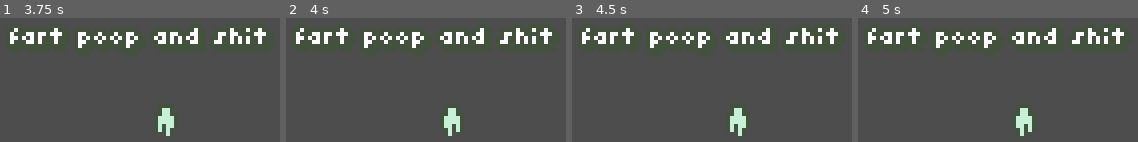
Above: before the commit, frames 1-4 (left to right).
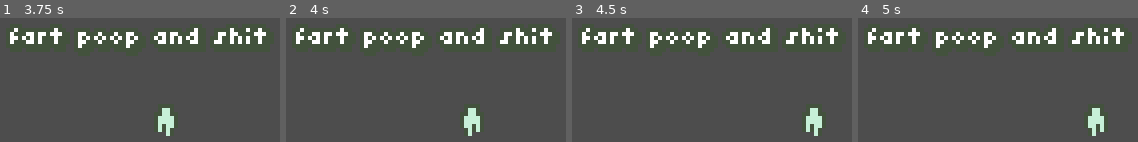
Above: after the commit, the same moments.

Repository: kaiakairos/nokia-jam2024
Game: Godot game, scene res://main_scenes/test/test_level.tscn
Same seed, same stepped clock (60 frames per second), same inputs: the game is played once before the commit and once after it. The project has no main scene, so this scene is started directly.
Inputs:
- Up to frame 1 (3.75 s): tap Enter at 0.5, 2.75 s; hold Up (moveUP) 0.53-2.03 s; tap Space at 1.25 s; hold Left (moveLEFT) 2.03-3.53 s; hold Down (moveDOWN) from 3.53 s (still down)
- Up to frame 2 (4 s): keep holding Down (moveDOWN)
- Up to frame 3 (4.5 s): release Down (moveDOWN) at 4.28 s; hold Right (moveRIGHT) from 4.28 s (still down)
- Up to frame 4 (5 s): keep holding Right (moveRIGHT)

Frame 1 is identical in both runs. In frame 2, 1.7% of the frame differs, in the area x 56-70%, y 72-96%; in frame 3, 1.7%; in frame 4, 1.7%.

Commit message:
Added Camera Offset Areas

Diff:
--- /dev/null
+++ b/autoload/Global.gd
@@ -0,0 +1,7 @@
+extends Node
+
+var player : Player = null
+
+
+func runDialogue():
+	pass
--- a/main_scenes/test/test_level.tscn
+++ b/main_scenes/test/test_level.tscn
@@ -1,8 +1,20 @@
-[gd_scene load_steps=2 format=3 uid="uid://b1o53r21lbqim"]
+[gd_scene load_steps=4 format=3 uid="uid://b1o53r21lbqim"]
 
 [ext_resource type="PackedScene" uid="uid://coesb8yvkvpq2" path="res://object_scenes/player/player.tscn" id="1_53bfd"]
+[ext_resource type="PackedScene" uid="uid://sf5w8pseayko" path="res://object_scenes/cameraShifter/camera_shift_area.tscn" id="2_jf2ea"]
+
+[sub_resource type="RectangleShape2D" id="RectangleShape2D_uxxal"]
+size = Vector2(20, 42)
 
 [node name="TestLevel" type="Node2D"]
 
 [node name="player" parent="." instance=ExtResource("1_53bfd")]
 position = Vector2(54, 25)
+
+[node name="CameraShiftArea" parent="." instance=ExtResource("2_jf2ea")]
+position = Vector2(18, 28)
+originSet = Vector2(-20, 0)
+
+[node name="CollisionShape2D" type="CollisionShape2D" parent="CameraShiftArea"]
+position = Vector2(0, -11)
+shape = SubResource("RectangleShape2D_uxxal")
--- /dev/null
+++ b/object_scenes/cameraShifter/camera_shift_area.gd
@@ -0,0 +1,12 @@
+extends Area2D
+
+@export var originSet : Vector2 = Vector2.ZERO
+
+func _process(delta):
+
+	if !is_instance_valid(Global.player):
+		return
+
+	if get_overlapping_bodies().has(Global.player):
+		Global.player.newOrigin = originSet
+		Global.player.originTicks = 3
--- /dev/null
+++ b/object_scenes/cameraShifter/camera_shift_area.tscn
@@ -0,0 +1,9 @@
+[gd_scene load_steps=2 format=3 uid="uid://sf5w8pseayko"]
+
+[ext_resource type="Script" path="res://object_scenes/cameraShifter/camera_shift_area.gd" id="1_iwr22"]
+
+[node name="CameraShiftArea" type="Area2D"]
+collision_layer = 0
+collision_mask = 2
+monitorable = false
+script = ExtResource("1_iwr22")
--- a/object_scenes/player/player.gd
+++ b/object_scenes/player/player.gd
@@ -1,17 +1,28 @@
 extends CharacterBody2D
+class_name Player
 
 var walkTick := 0
 const SPEED = 1600
 
 @onready var sprite = $sprite
+@onready var camera = $CameraOrigin/Camera2D
+@onready var camOrigin = $CameraOrigin
+
+var newOrigin : Vector2 = Vector2.ZERO
+var originTicks : int = 0
 
 func _ready():
-	pass
+	Global.player = self
 
 
 func _process(delta):
+	playerMovement(delta)
 
-	playerMovement(delta)
+	if originTicks > 0:
+		originTicks -= 1
+		shiftCameraOrigin(newOrigin)
+	else:
+		shiftCameraOrigin(Vector2.ZERO)
 
 func playerMovement(delta):
 	var dir := Vector2.ZERO
@@ -33,3 +44,6 @@
 		walkTick = 0
 
 	move_and_slide()
+
+func shiftCameraOrigin(newPos):
+	camOrigin.position = lerp(camOrigin.position,newPos,0.1)
--- a/object_scenes/player/player.tscn
+++ b/object_scenes/player/player.tscn
@@ -17,6 +17,7 @@
 shadow_color = Color(0.262745, 0.321569, 0.239216, 1)
 
 [node name="player" type="CharacterBody2D"]
+collision_layer = 2
 script = ExtResource("1_26n5a")
 
 [node name="sprite" type="Sprite2D" parent="."]
--- a/project.godot
+++ b/project.godot
@@ -14,6 +14,10 @@
 config/features=PackedStringArray("4.2", "GL Compatibility")
 config/icon="res://icon.svg"
 
+[autoload]
+
+Global="*res://autoload/Global.gd"
+
 [display]
 
 window/size/viewport_width=84
@@ -25,7 +29,11 @@
 [file_customization]
 
 folder_colors={
-"res://object_scenes/": "purple",
+"res://autoload/": "red",
+"res://main_scenes/": "orange",
+"res://object_scenes/": "green",
+"res://sound/": "blue",
+"res://ui_scenes/": "purple",
 "res://zeeg/": "gray"
 }
 
